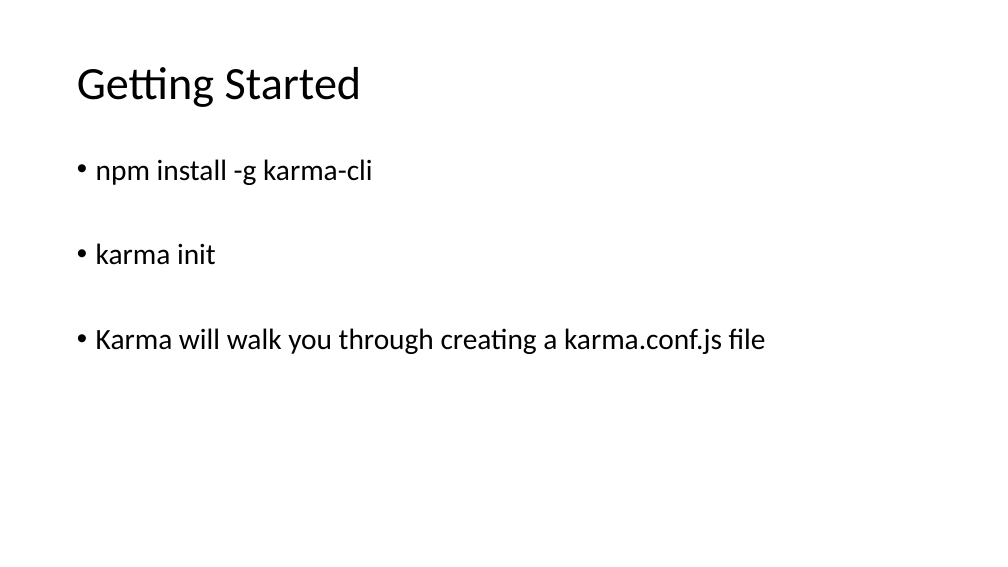
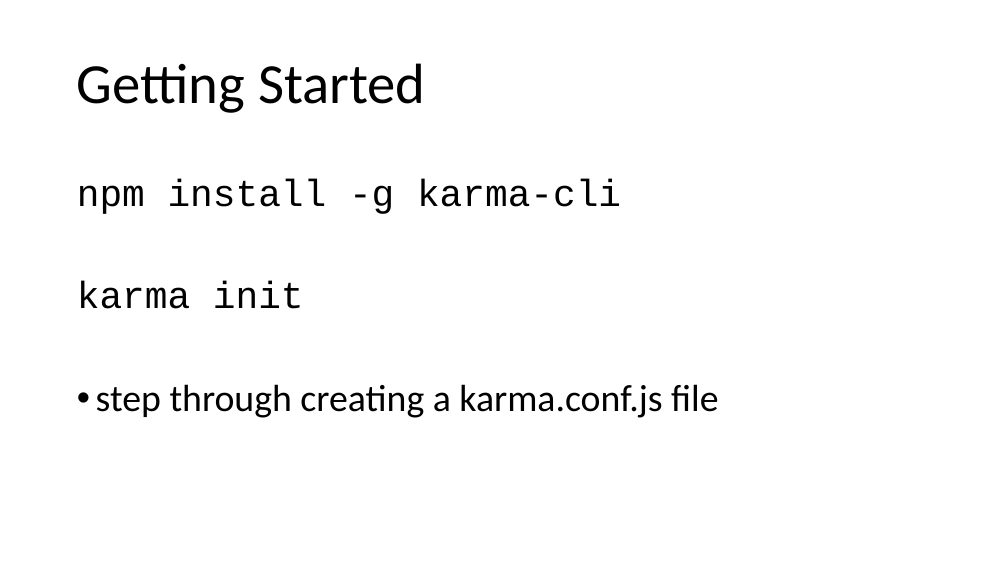
Before and after one commit to phillipskevin/karma-demo, a slide deck: slide 3 of karma-demo-slides.pptx. Drawn at 1008x567 pixels with LibreOffice and Linux fonts; fonts in the diff are those of the drawing. Boxes give left, top, right and bottom in pixels: in the first picture for what was removed or moved away, otherwise in the second. Text is boxed around its words. In the diff, an @@ line names an element or a change of style, - is before the commit and + after.

Commit message:
fonts

```diff
--- a/karma-demo-slides.pptx
+++ b/karma-demo-slides.pptx
@@ title "Getting Started" at (x1=77, y1=63, x2=426, y2=113): size 44 to 54 pt @@
@@ text "npm install -g karma-cli" moved from (x1=96, y1=159, x2=766, y2=354) to (x1=77, y1=179, x2=718, y2=418) @@
@@ text at (x1=77, y1=179, x2=621, y2=309): size 28 to 36 pt, font Calibri to Courier New in "npm install -g karma-cli", "karma init"; bullet • to none @@
@@ text at (x1=96, y1=384, x2=718, y2=418): text changed; size 28 to 36 pt @@
-• Karma will walk you through creating a karma.conf.js file
+• step through creating a karma.conf.js file
```
Also in this commit, not shown: 13 other slides changed, 1 slide added.
